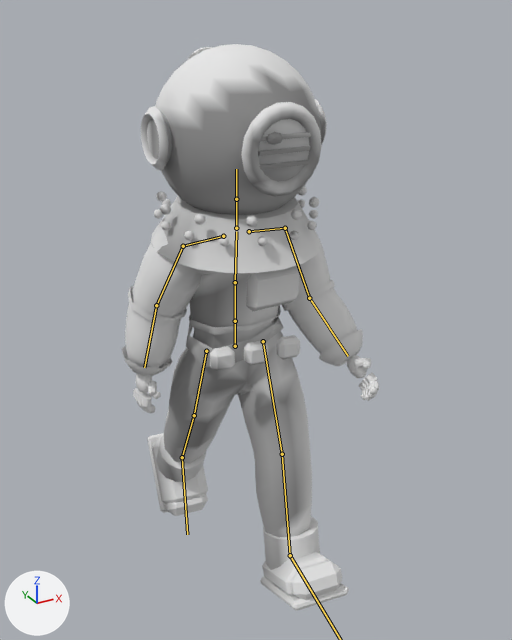
The glTF model game/assets/personagens/escafandro_01.glb as it was, and as the next commit left it.
Rendered twice from a 50 mm camera at (-1.06, -2.08, 2.04) aimed at (0.09, 0.0, 1.0). The lights are fixed; the arrows at lower left show +X, +Y and +Z. The first picture is the older version. Both versions are drawn at frame 7 of the action 'andar-loop'; the numbers are the values there. The bones that change, and the others that lie on the model, are drawn over the model as lines.

Objects in the first picture: 'escafandro_01'.
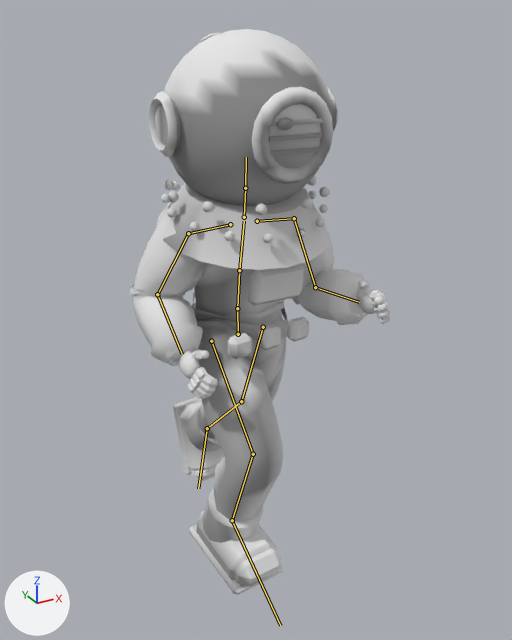
Boxes (x1, y1, x2, y2) around the edits, measured in the pictures (512 x 640 px):
```json
{"object": "escafandro_01", "change": "posed", "before": [122, 44, 379, 611], "after": [130, 29, 390, 595]}
{"bone": "Hips", "before": "(235, 346) to (235, 321)", "after": "(238, 334) to (237, 308)"}
{"bone": "LeftUpperLeg", "before": "(263, 341) to (282, 454)", "after": "(263, 327) to (241, 401)"}
{"bone": "LeftLowerLeg", "before": "(282, 454) to (290, 555)", "after": "(241, 401) to (207, 428)"}
{"bone": "RightUpperLeg", "before": "(206, 351) to (194, 415)", "after": "(211, 341) to (253, 454)"}
{"bone": "RightLowerLeg", "before": "(194, 415) to (182, 457)", "after": "(253, 454) to (232, 520)"}
{"bone": "RightFoot", "before": "(182, 457) to (187, 534)", "after": "(232, 520) to (280, 625)"}
{"bone": "Spine", "before": "(235, 321) to (235, 282)", "after": "(237, 308) to (239, 270)"}
{"bone": "Chest", "before": "(235, 282) to (236, 231)", "after": "(239, 270) to (244, 221)"}
{"bone": "LeftUpperArm", "before": "(285, 228) to (309, 298)", "after": "(294, 218) to (315, 287)"}
{"bone": "LeftLowerArm", "before": "(309, 298) to (348, 356)", "after": "(315, 287) to (359, 302)"}
{"bone": "Neck", "before": "(236, 228) to (236, 199)", "after": "(244, 217) to (245, 188)"}
{"bone": "Head", "before": "(236, 199) to (236, 169)", "after": "(245, 188) to (246, 157)"}
{"bone": "RightUpperArm", "before": "(183, 246) to (156, 305)", "after": "(188, 233) to (157, 294)"}
{"bone": "RightLowerArm", "before": "(156, 305) to (144, 367)", "after": "(157, 294) to (182, 354)"}
```

Edits to the scene script, one JSON object a line:
```json
{"block": "bone_hips", "where": "bone_hips = bpy.data.objects['esqueleto_padrao'].pose.bones['Hips']  # child of 'Root'"}
{"op": "set", "path": "bone_hips.location", "old": "(0.001, -0.04, 0.0)", "new": "(0.012, 0.007, 0.0)"}
{"op": "set", "path": "bone_hips.rotation_quaternion", "old": "(0.998, 0.0, -0.061, -0.001)", "new": "(0.999, 0.0, 0.044, 0.0)", "note": "degrees (0, -7, 0) -> degrees (0, 5, 0)"}
{"block": "bone_leftupperleg", "where": "bone_leftupperleg = bpy.data.objects['esqueleto_padrao'].pose.bones['LeftUpperLeg']  # child of 'Hips'"}
{"op": "set", "path": "bone_leftupperleg.rotation_quaternion", "old": "(0.973, -0.232, 0.0, 0.0)", "new": "(0.983, 0.184, 0.0, 0.0)", "note": "degrees (-27, 0, 0) -> degrees (21, 0, 0)"}
{"block": "bone_leftlowerleg", "where": "bone_leftlowerleg = bpy.data.objects['esqueleto_padrao'].pose.bones['LeftLowerLeg']  # child of 'LeftUpperLeg'"}
{"op": "set", "path": "bone_leftlowerleg.rotation_quaternion", "old": "(0.992, 0.122, 0.0, 0.0)", "new": "(0.977, 0.215, 0.0, 0.0)", "note": "degrees (14, 0, 0) -> degrees (25, 0, 0)"}
{"block": "bone_leftfoot", "where": "bone_leftfoot = bpy.data.objects['esqueleto_padrao'].pose.bones['LeftFoot']  # child of 'LeftLowerLeg'"}
{"op": "set", "path": "bone_leftfoot.rotation_quaternion", "old": "(0.993, -0.121, 0.0, 0.0)", "new": "(0.967, 0.253, 0.0, 0.0)", "note": "degrees (-14, 0, 0) -> degrees (29, 0, 0)"}
{"block": "bone_rightupperleg", "where": "bone_rightupperleg = bpy.data.objects['esqueleto_padrao'].pose.bones['RightUpperLeg']  # child of 'Hips'"}
{"op": "set", "path": "bone_rightupperleg.rotation_quaternion", "old": "(0.973, 0.232, 0.0, 0.0)", "new": "(-0.943, 0.333, 0.0, 0.0)", "note": "degrees (27, 0, 0) -> degrees (-39, 0, 0)"}
{"block": "bone_rightlowerleg", "where": "bone_rightlowerleg = bpy.data.objects['esqueleto_padrao'].pose.bones['RightLowerLeg']  # child of 'RightUpperLeg'"}
{"op": "set", "path": "bone_rightlowerleg.rotation_quaternion", "old": "(0.999, 0.052, 0.0, 0.0)", "new": "(0.865, 0.496, 0.0, 0.0)", "note": "degrees (6, 0, 0) -> degrees (60, 0, 0)"}
{"block": "bone_rightfoot", "where": "bone_rightfoot = bpy.data.objects['esqueleto_padrao'].pose.bones['RightFoot']  # child of 'RightLowerLeg'"}
{"op": "set", "path": "bone_rightfoot.rotation_quaternion", "old": "(0.979, 0.202, 0.0, 0.0)", "new": "(0.995, -0.101, 0.0, 0.0)", "note": "degrees (23, 0, 0) -> degrees (-12, 0, 0)"}
{"block": "bone_spine", "where": "bone_spine = bpy.data.objects['esqueleto_padrao'].pose.bones['Spine']  # child of 'Hips'"}
{"op": "set", "path": "bone_spine.rotation_quaternion", "old": "(0.999, 0.014, 0.03, 0.0)", "new": "(0.999, 0.052, 0.0, 0.0)", "note": "degrees (2, 3, 0) -> degrees (6, 0, 0)"}
{"block": "bone_chest", "where": "bone_chest = bpy.data.objects['esqueleto_padrao'].pose.bones['Chest']  # child of 'Spine'"}
{"op": "set", "path": "bone_chest.rotation_quaternion", "old": "(0.998, 0.021, 0.055, -0.001)", "new": "(0.998, 0.034, -0.043, 0.001)", "note": "degrees (2, 6, 0) -> degrees (4, -5, 0)"}
{"block": "bone_leftupperarm", "where": "bone_leftupperarm = bpy.data.objects['esqueleto_padrao'].pose.bones['LeftUpperArm']  # child of 'LeftShoulder'"}
{"op": "set", "path": "bone_leftupperarm.rotation_quaternion", "old": "(0.784, -0.591, -0.153, -0.115)", "new": "(0.808, -0.566, -0.132, -0.092)", "note": "degrees (-74, -22, 0) -> degrees (-70, -18, 0)"}
{"block": "bone_leftlowerarm", "where": "bone_leftlowerarm = bpy.data.objects['esqueleto_padrao'].pose.bones['LeftLowerArm']  # child of 'LeftUpperArm'"}
{"op": "set", "path": "bone_leftlowerarm.rotation_quaternion", "old": "(0.974, 0.0, 0.0, -0.227)", "new": "(0.718, 0.0, 0.0, -0.696)", "note": "degrees (0, 0, -26) -> degrees (0, 0, -88)"}
{"block": "bone_neck", "where": "bone_neck = bpy.data.objects['esqueleto_padrao'].pose.bones['Neck']  # child of 'Chest'"}
{"op": "set", "path": "bone_neck.rotation_quaternion", "old": "(1.0, -0.012, 0.0, 0.0)", "new": "(0.999, -0.035, 0.0, 0.0)", "note": "degrees (-1, 0, 0) -> degrees (-4, 0, 0)"}
{"block": "bone_head", "where": "bone_head = bpy.data.objects['esqueleto_padrao'].pose.bones['Head']  # child of 'Neck'"}
{"op": "set", "path": "bone_head.rotation_quaternion", "old": "(1.0, -0.014, -0.018, 0.0)", "new": "(0.999, -0.044, -0.001, 0.0)", "note": "degrees (-2, -2, 0) -> degrees (-5, 0, 0)"}
{"block": "bone_rightupperarm", "where": "bone_rightupperarm = bpy.data.objects['esqueleto_padrao'].pose.bones['RightUpperArm']  # child of 'RightShoulder'"}
{"op": "set", "path": "bone_rightupperarm.rotation_quaternion", "old": "(0.784, -0.591, -0.153, -0.115)", "new": "(0.81, -0.567, -0.113, -0.079)", "note": "degrees (-74, -22, 0) -> degrees (-70, -16, 0)"}
{"block": "bone_rightlowerarm", "where": "bone_rightlowerarm = bpy.data.objects['esqueleto_padrao'].pose.bones['RightLowerArm']  # child of 'RightUpperArm'"}
{"op": "set", "path": "bone_rightlowerarm.rotation_quaternion", "old": "(0.988, 0.0, 0.0, 0.156)", "new": "(0.752, 0.0, 0.0, 0.659)", "note": "degrees (0, 0, 18) -> degrees (0, 0, 82)"}
```
